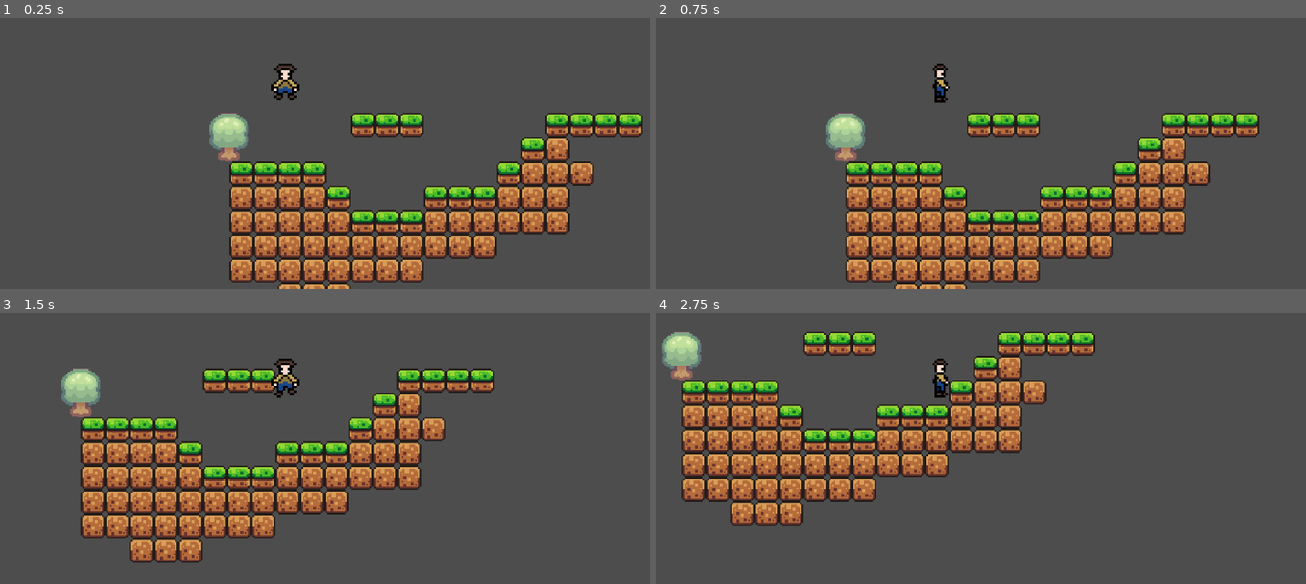
Above: before the commit, frames 1-4 (two rows, left to right).
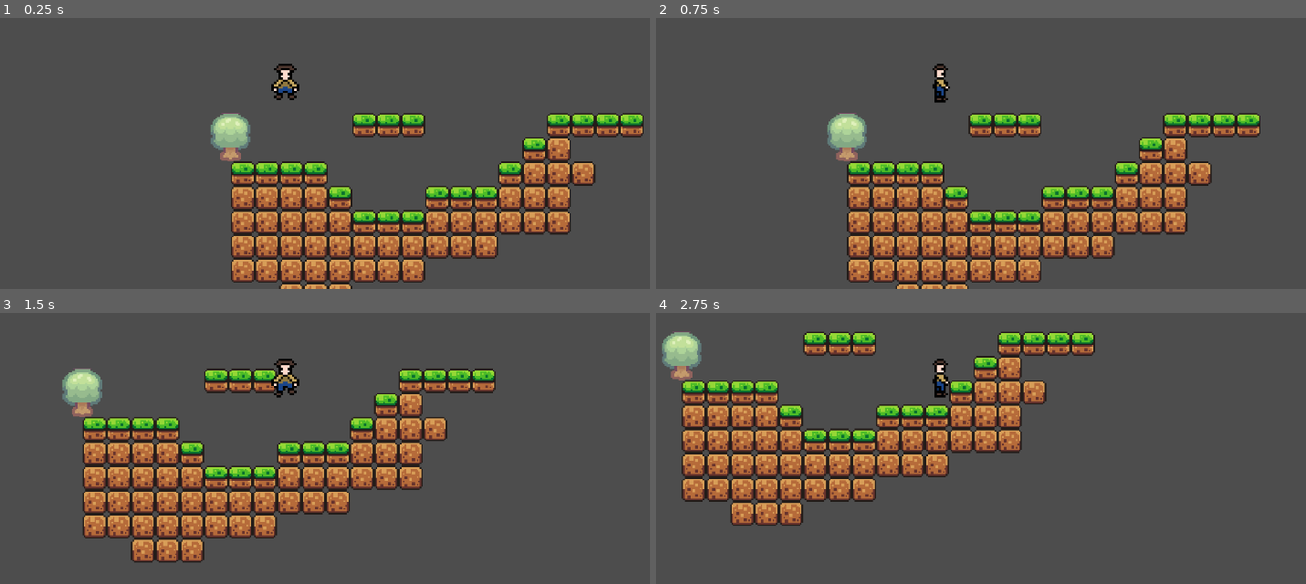
Above: after the commit, the same moments.

Repository: VishyZeFishy/Henhacks2026Team
Game: Godot game, scene res://scenes/game.tscn
The game is run twice, just before and just after one commit, with the same random seed, the same clock (stepped at 60 frames per second) and the same inputs. The project has no main scene, so this scene is started directly.
Inputs (mouse positions are in pixels of both pictures, inside the frame that each line leads up to):
- Up to frame 1 (0.25 s): no input
- Up to frame 2 (0.75 s): tap Enter at 0.5 s; move the mouse to (883, 145) at 0.52 s; press the mouse at (883, 145) at 0.53 s; hold Right (right) from 0.53 s (still down)
- Up to frame 3 (1.5 s): tap C (chop) at 0.77 s; move the mouse to (136, 399) at 1.27 s; release Right (right) at 1.28 s; release the mouse at (136, 399) at 1.28 s; hold Down (down) from 1.28 s (still down); tap P (plant) at 1.35 s
- Up to frame 4 (2.75 s): tap C (chop) at 1.52 s; move the mouse to (outside the picture) at 2.02 s; release Down (down) at 2.03 s; hold Right (right) from 2.03 s (still down); tap W (water) at 2.1 s

The runs differ from the first frame. In frame 1, 8.1% of the frame differs, in the area x 32-100%, y 35-100%; in frame 2, 8.1%; in frame 3, 8.4%, in the area x 9-77%, y 20-92%; in frame 4, nothing differs.

Commit message:
Tree commit

Diff:
--- a/scenes/game.tscn
+++ b/scenes/game.tscn
@@ -180,7 +180,7 @@
 [node name="Tree" parent="." unique_id=2104442178 instance=ExtResource("2_lnu2h")]
 
 [node name="Theguy" parent="." unique_id=798270208 instance=ExtResource("2_yqjtg")]
-position = Vector2(37, -51.000004)
+position = Vector2(36, -51)
 scale = Vector2(0.15, 0.15)
 
 [node name="Camera2D" type="Camera2D" parent="Theguy" unique_id=663913735]
--- a/world.tscn
+++ b/world.tscn
@@ -1,7 +1,8 @@
-[gd_scene format=3 uid="uid://ds5m553oigrhc"]
+[gd_scene format=3 uid="uid://bybcchat1c5ja"]
 
 [ext_resource type="Texture2D" uid="uid://618nrotnx407" path="res://assets/Sprout Lands/Sprout Lands - Sprites - Basic pack/Tilesets/Grass.png" id="1_fj7yv"]
 [ext_resource type="Texture2D" uid="uid://bqmpineve2r3n" path="res://assets/Sprout Lands/Sprout Lands - Sprites - Basic pack/Tilesets/Hills.png" id="2_tlwt5"]
+[ext_resource type="PackedScene" uid="uid://cyp1uayj78m6w" path="res://scenes/theguy.tscn" id="3_tlwt5"]
 
 [sub_resource type="TileSetAtlasSource" id="TileSetAtlasSource_aqk2v"]
 texture = ExtResource("1_fj7yv")
@@ -182,3 +183,9 @@
 layer_2/name = "Layer2"
 layer_2/z_index = -5
 layer_2/tile_data = PackedInt32Array(327689, 1, 2, 327690, 589825, 5, 327691, 655361, 5, 327692, 65537, 2, 327693, 1310 …(308 unchanged characters)…
+
+[node name="Camera2D" type="Camera2D" parent="." unique_id=381719193]
+
+[node name="Theguy" parent="." unique_id=1929062567 instance=ExtResource("3_tlwt5")]
+position = Vector2(138, 111)
+scale = Vector2(0.125, 0.125)
Binary file added: assets/tree.png
Not shown, added: assets/tree.png.import
Not shown: 1 places in scenes/game.tscn that only renumber resources
